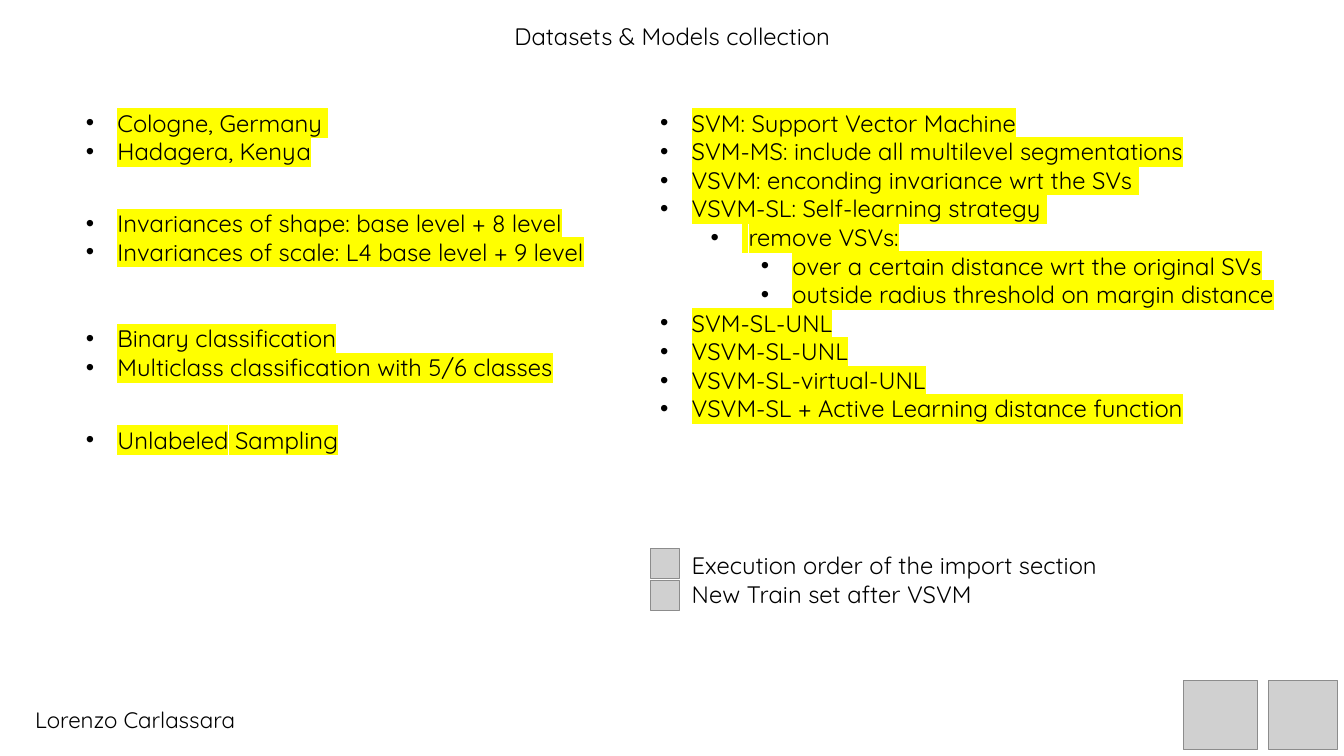
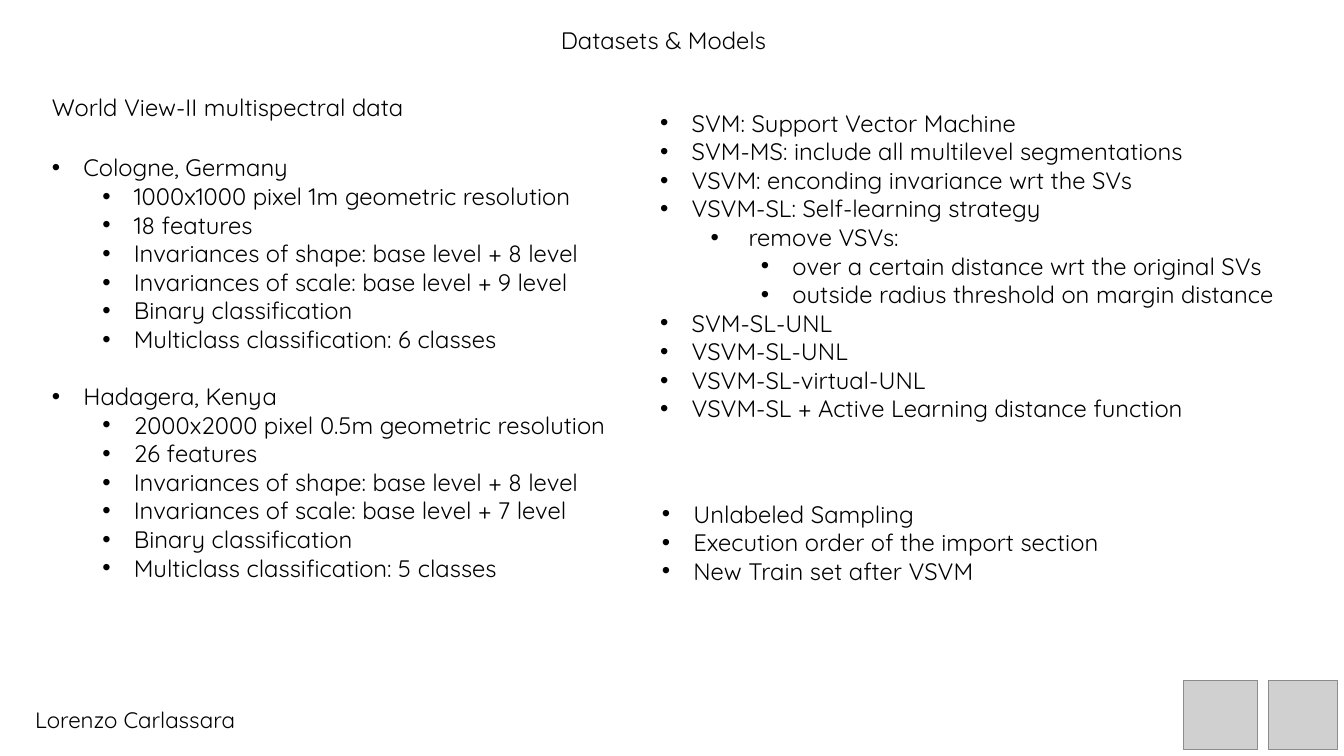
Before and after one commit to carls31/active-learning-virtual-SVM, a slide deck: slide 4 of presentation_CARLASSARA_10601118.pptx. Drawn at 1344x756 pixels with LibreOffice and Linux fonts; fonts in the diff are those of the drawing; grey boxes stand for pictures. Boxes give left, top, right and bottom in pixels: in the first picture for what was removed or moved away, otherwise in the second. Text is boxed around its words. In the diff, an @@ line names an element or a change of style, - is before the commit and + after.

```diff
--- a/presentation_CARLASSARA_10601118.pptx
+++ b/presentation_CARLASSARA_10601118.pptx
@@ text at box(561, 31, 766, 50): text changed @@
-Datasets & Models collection
+Datasets & Models
@@ text added at box(52, 98, 403, 121), 17 pt, text #000000 @@
+World View-II multispectral data
@@ text "SVM: Support Vector Machine" at box(692, 114, 1273, 422): highlight #FFFF00 to none @@
@@ text "Cologne, Germany": place and size @@
-text "Cologne, Germany" at box(117, 107, 322, 165)
+text "Cologne, Germany" at box(83, 158, 605, 578)
@@ text at box(83, 158, 287, 410): highlight #FFFF00 to none in "Cologne, Germany", "Hadagera, Kenya" @@
@@ text removed at box(117, 207, 584, 262) @@
-• Invariances of shape: base level + 8 level
-• Invariances of scale: L4 base level + 9 level
@@ text at box(134, 180, 578, 349): paragraphs added @@
+  • 1000x1000 pixel 1m geometric resolution
+  • 18 features
+  • Invariances of shape: base level + 8 level
+  • Invariances of scale: base level + 9 level
+  • Binary classification
+  • Multiclass classification: 6 classes
@@ text removed at box(117, 323, 552, 379) @@
-• Binary classification
-• Multiclass classification with 5/6 classes
@@ text at box(134, 409, 605, 578): paragraphs added @@
+  • 2000x2000 pixel 0.5m geometric resolution
+  • 26 features
+  • Invariances of shape: base level + 8 level
+  • Invariances of scale: base level + 7 level
+  • Binary classification
+  • Multiclass classification: 5 classes
@@ text removed at box(117, 424, 338, 454) @@
-• Unlabeled Sampling
@@ text "Unlabeled Sampling": place and size @@
-text "Unlabeled Sampling" at box(692, 556, 1097, 604)
+text "Unlabeled Sampling" at box(693, 505, 1099, 581)
@@ text at box(693, 505, 914, 528): paragraph added @@
+• Unlabeled Sampling
@@ picture removed at box(650, 548, 680, 578) @@
@@ picture removed at box(650, 581, 680, 610) @@
```
Also in this commit, not shown: 3 other slides changed.
